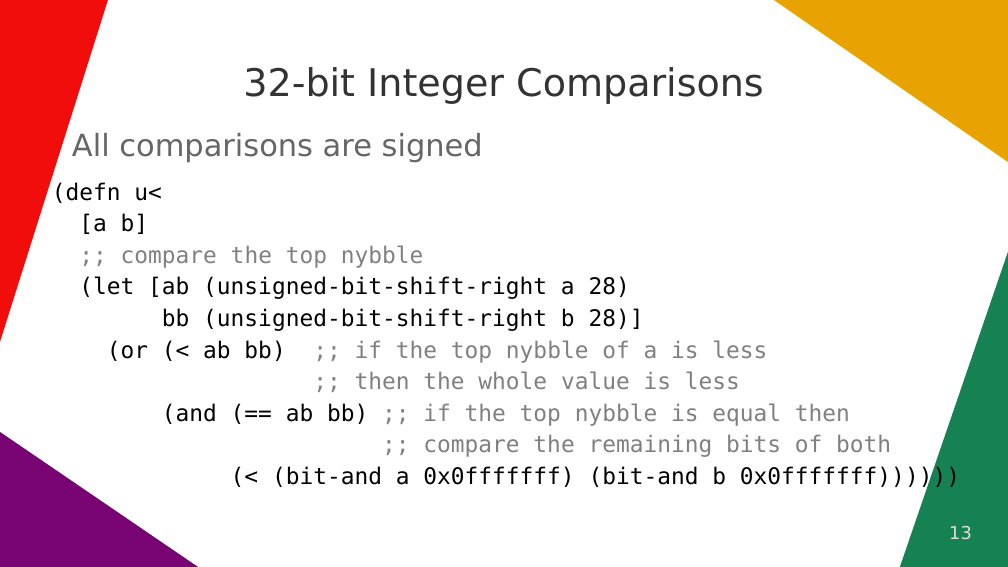
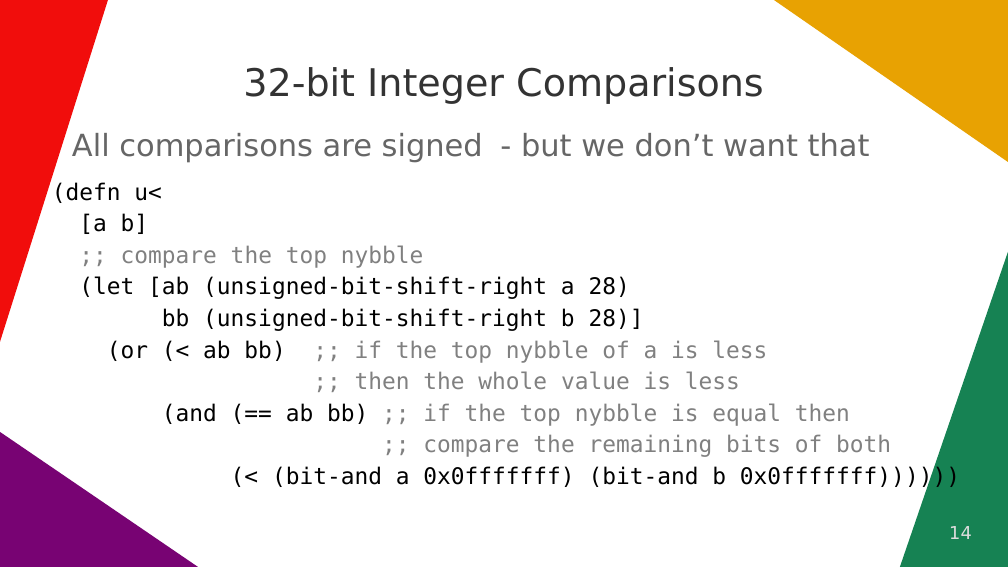
Before and after one commit to quoll/cljs-math, a slide deck: slide 14 of docs/ClojureDays2022.odp (slide 13 before the commit). Drawn at 1008x567 pixels with LibreOffice and Linux fonts; fonts in the diff are those of the drawing. Boxes give left, top, right and bottom in pixels: in the first picture for what was removed or moved away, otherwise in the second. Text is boxed around its words. In the diff, an @@ line names an element or a change of style, - is before the commit and + after.

```diff
--- a/docs/ClojureDays2022.odp
+++ b/docs/ClojureDays2022.odp
@@ text added at box(521, 133, 870, 157), 24 pt, text #666666 @@
+- but we don’t want that
@@ page number at box(949, 526, 972, 539): text changed @@
-13
+14
```
Also in this commit, not shown: 6 other slides changed, 12 slides added, 1 slide removed.
